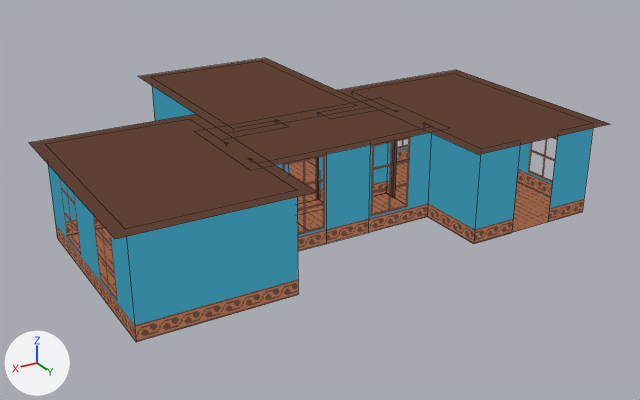
The Blender file art/mansion_interior.blend: old version first, new version second.
Rendered twice from a 50 mm lens placed at (17.5, 28.5, 15.5), pointed at (-0.8, -2.1, 0.2). Every picture has the same lights, and +X, +Y and +Z are marked at lower left. Mesh edges are drawn as thin lines.

Objects in the first picture: 'bedroom', 'entrance', 'hallway', 'office'.
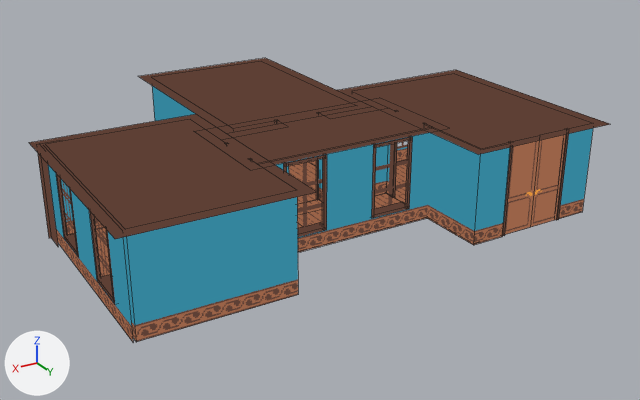
Where the change shows, as pixel boxes [x1, y1, x2, y2] in the pictures (640 x 400 px):
'entrance', reshaped: before [337, 70, 609, 244]; after [337, 70, 609, 245]
'hallway', reshaped: before [194, 98, 449, 251]; after [194, 98, 449, 252]
part 1 of me_cube_003, built on: before [276, 133, 432, 251]; after [276, 133, 431, 252]
part 2 of me_cube_017, added (cyan): after [427, 133, 480, 245]
part 3 of me_cube_017, added (cyan): after [473, 148, 510, 245]
part 4 of me_cube_017, added: after [502, 141, 513, 236]
part 5 of me_cube_017, added: after [556, 128, 569, 220]
part 6 of me_cube_017, added (brown): after [530, 135, 565, 227]
part 7 of me_cube_017, added (brown): after [505, 141, 539, 234]
part 8 of me_cube_006, built on: before [60, 178, 298, 342]; after [37, 152, 298, 342]

The change in detail:
me_cube_003 is used by ob_hallway; location (0.0, 0.0, 0.0); rotation (0.0, 0.0, -3.142), in degrees (0, 0, -180); scale (3.0, 4.5, 2.0).
me_cube_003 had 64 vertices, 40 faces and spanned x -1.5..1.5, y -0.44..0.67, z 0.0..2.0.
me_cube_003 now has 134 vertices, 77 faces and spans x -1.5..1.5, y -0.44..0.67, z 0.0..2.0.
Part 1, on me_cube_003:
2 vertices are removed from x -0.33..0.33, y -0.33, z 2.0.
3 faces are deleted.
64 vertices are added at x -1.33..1.33, y -0.36..-0.25, z 0.0..2.0.
8 new vertices lie (0.63, 0.0, 0.0) away from vertices in x -0.98..0.35, y -0.36..-0.25, z 0.33..0.4.
40 new faces join them.
me_cube_006 is used by ob_bedroom; location (7.0, 0.0, 0.0); rotation (0.0, 0.0, -3.142), in degrees (0, 0, -180); scale (3.0, 4.5, 2.0).
me_cube_006 had 36 vertices, 19 faces and spanned x -1.17..1.17, y -1.11..1.11, z 0.0..2.0.
me_cube_006 now has 116 vertices, 60 faces and spans x -1.17..1.17, y -1.11..1.11, z 0.0..2.0.
Part 8, on me_cube_006:
3 faces are deleted.
42 vertices are added at x -1.1..-0.77, y -1.0..1.03, z 0.0..2.0.
24 new vertices lie (0.05, 0.0, 0.0) away from vertices in x -1.04, y -0.66..0.65, z 0.33..1.9.
8 new vertices lie (0.17, 0.0, 0.0) away from vertices in x -1.04, y -0.66..0.65, z 0.33..0.4.
6 new vertices lie (0.0, 0.0, 2.0) away from vertices in x -1.1..-0.77, y -1.0..1.03, z 0.0.
44 new faces join them.
me_cube_017 is used by ob_entrance; location (-7.0, 0.0, 0.0); rotation (0.0, 0.0, 1.571), in degrees (0, 0, 90); scale (0.0625, 0.938, 0.0625).
me_cube_017 had 27 vertices, 8 faces and spanned x -80.0..79.0, y -4.0..4.0, z 0.0..64.0.
me_cube_017 now has 59 vertices, 24 faces and spans x -80.0..79.0, y -4.0..4.0, z 0.0..64.0.
me_cube_017 part 2: the loose piece of 4 vertices spanning x 16.0..72.0, y -3.0, z 0.0..64.0 is copied, and the copy is moved by (2.0, 0.0, 0.0); it spans x 18.0..74.0, y -3.0, z 0.0..64.0.
me_cube_017 part 3: the loose piece of 4 vertices spanning x 72.0, y -3.0..-1.0, z 0.0..64.0 is copied, and the copy is moved by (2.0, 0.0, 0.0); it spans x 74.0, y -3.0..-2.0, z 0.0..64.0.
me_cube_017 part 4: a new loose piece, a box spanning x 71.0..73.0, y -1.67..-1.53, z 0.0..64.0, in mat_interior.
me_cube_017 part 5: a new loose piece, a box spanning x 71.0..73.0, y 1.53..1.67, z 0.0..64.0, in mat_interior.
me_cube_017 part 6: the loose piece of 4 vertices spanning x 72.0, y 1.0..3.0, z 0.0..64.0 is copied, and the copy is moved by (0.0, -1.0, 0.0); it spans x 72.0, y 0.0..2.0, z 0.0..64.0.
me_cube_017 part 7: the loose piece of 4 vertices spanning x 72.0, y -3.0..-1.0, z 0.0..64.0 is copied, and the copy is moved by (0.0, 1.0, 0.0); it spans x 72.0, y -2.0..0.0, z 0.0..64.0.
